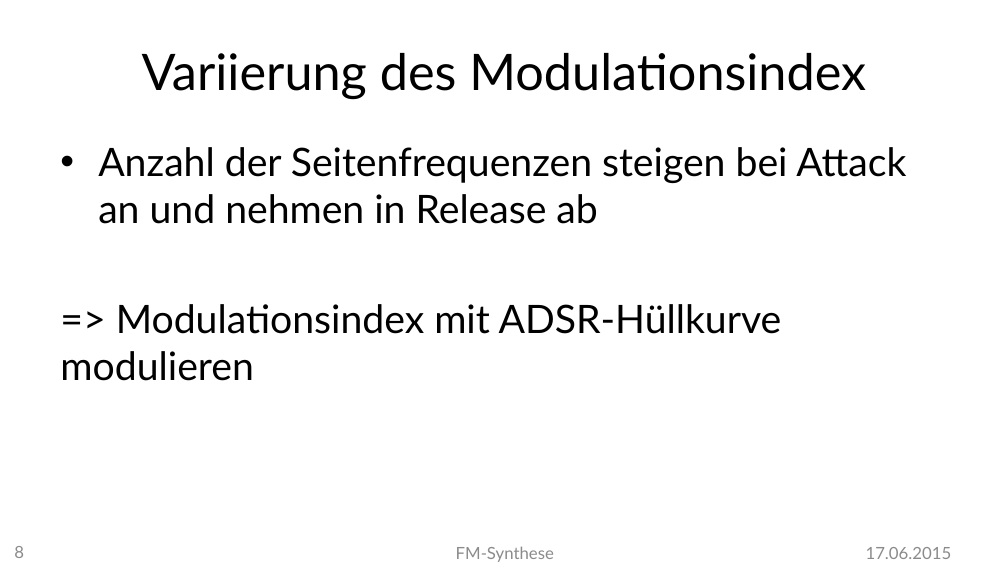
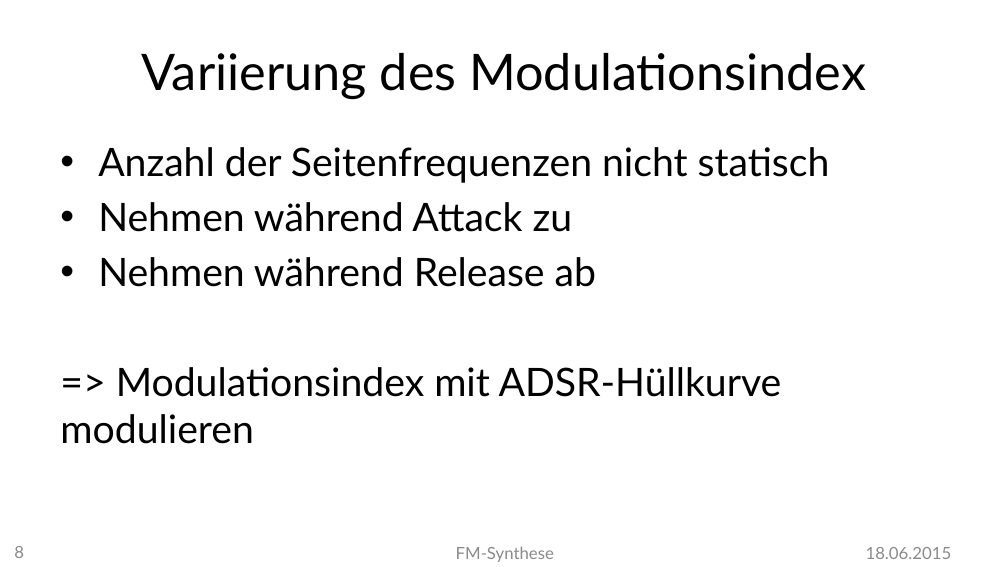
Before and after one commit to MBulli/VSeminar, a slide deck: slide 8 of Praesentation/FMSynthese-Gary.pptx. Drawn at 1008x567 pixels with LibreOffice and Linux fonts; fonts in the diff are those of the drawing; background and template pictures are left out. Boxes give left, top, right and bottom in pixels: in the first picture for what was removed or moved away, otherwise in the second. Text is boxed around its words. In the diff, an @@ line names an element or a change of style, - is before the commit and + after.

```diff
--- a/Praesentation/FMSynthese-Gary.pptx
+++ b/Praesentation/FMSynthese-Gary.pptx
@@ text at box(98, 147, 830, 287): text changed @@
-• Anzahl der Seitenfrequenzen steigen bei Attack an und nehmen in Release ab
+• Anzahl der Seitenfrequenzen nicht statisch
+• Nehmen während Attack zu
+• Nehmen während Release ab
@@ text at box(866, 547, 952, 559): text changed @@
-17.06.2015
+18.06.2015
```
Also in this commit, not shown: 17 other slides changed, 1 slide added, 1 other file.
